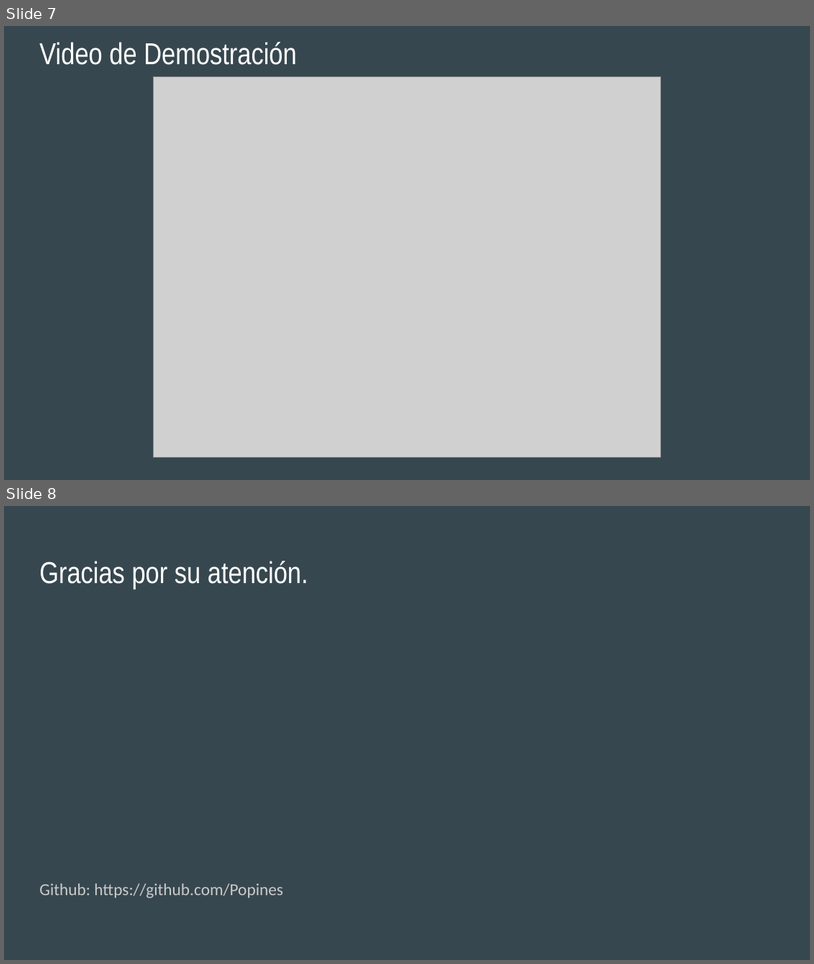
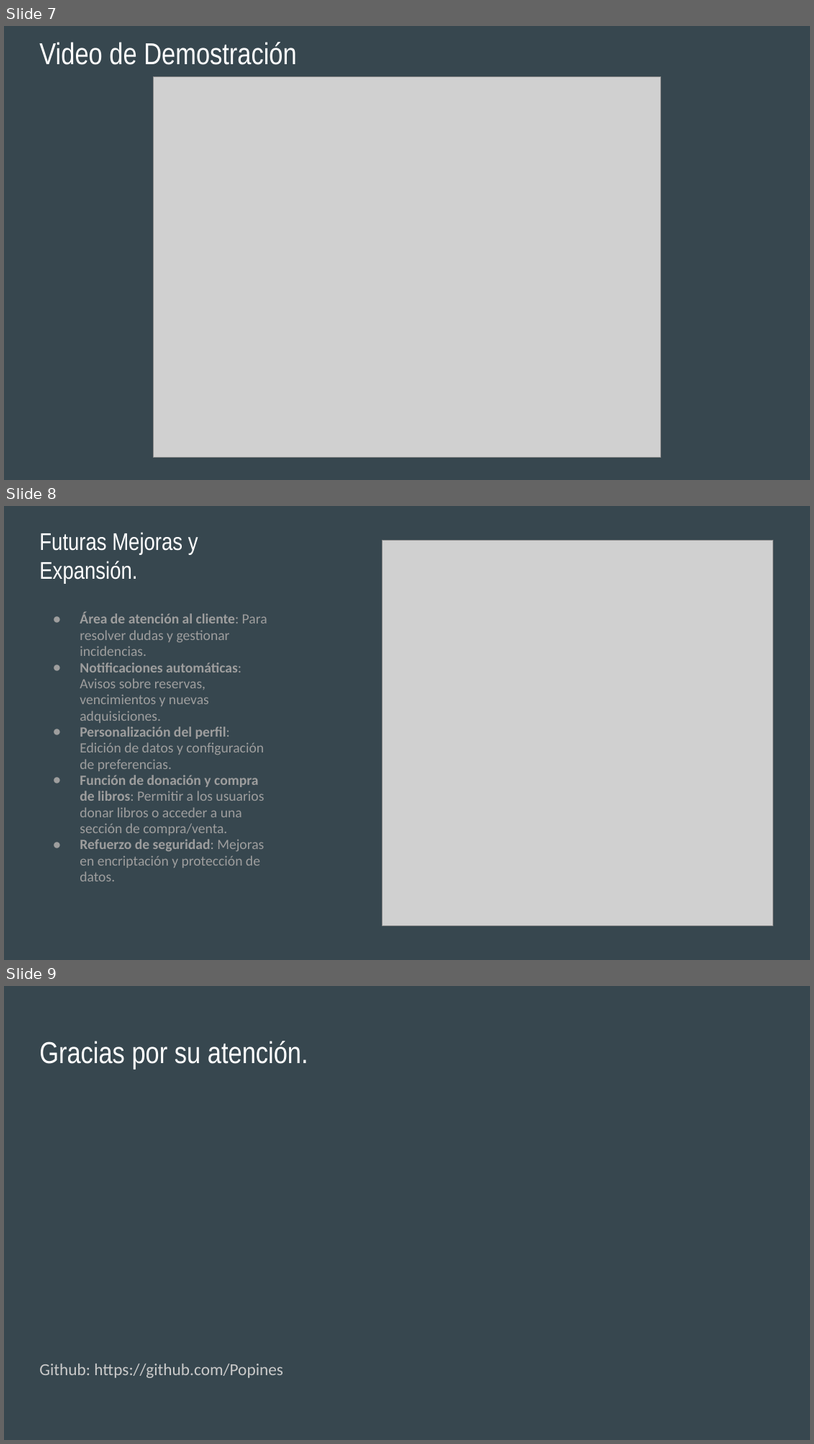
Before and after one commit to Popines/repositorioMarchante, a slide deck: RepositorioMarchante/PresentaciónMarchante.pptx. Shown one above the other, each under a label of ours: slides 7 and 8 before the commit, slides 7, 8 and 9 after it. The pictures are 814x964 and 814x1444 pixels, drawn with LibreOffice and Linux fonts; fonts in the diff are those of the drawing; grey boxes stand for pictures. Boxes give left, top, right and bottom in pixels: in the first picture for what was removed or moved away, otherwise in the second. Text is boxed around its words. In the diff, an @@ line names an element or a change of style, - is before the commit and + after.

```diff
--- a/RepositorioMarchante/PresentaciónMarchante.pptx
+++ b/RepositorioMarchante/PresentaciónMarchante.pptx
@@ slide 8 added at (4, 506, 810, 960), background #37474F @@
@@ title added at (39, 532, 198, 584), 21.6 pt, text #FFFFFF @@
+Futuras Mejoras y Expansión.
@@ picture added at (382, 540, 773, 925) @@
@@ text added at (80, 612, 268, 881), 12.6 pt, text #9E9E9E @@
+● Área de atención al cliente: Para resolver dudas y gestionar incidencias.
+● Notificaciones automáticas: Avisos sobre reservas, vencimientos y nuevas adquisiciones.
+● Personalización del perfil: Edición de datos y configuración de preferencias.
+● Función de donación y compra de libros: Permitir a los usuarios donar libros o acceder a una sección de compra/venta.
+● Refuerzo de seguridad: Mejoras en encriptación y protección de datos.
@@ what was slide 8 is now slide 9 @@
```
Also in this commit, not shown: 1 slide changed.
